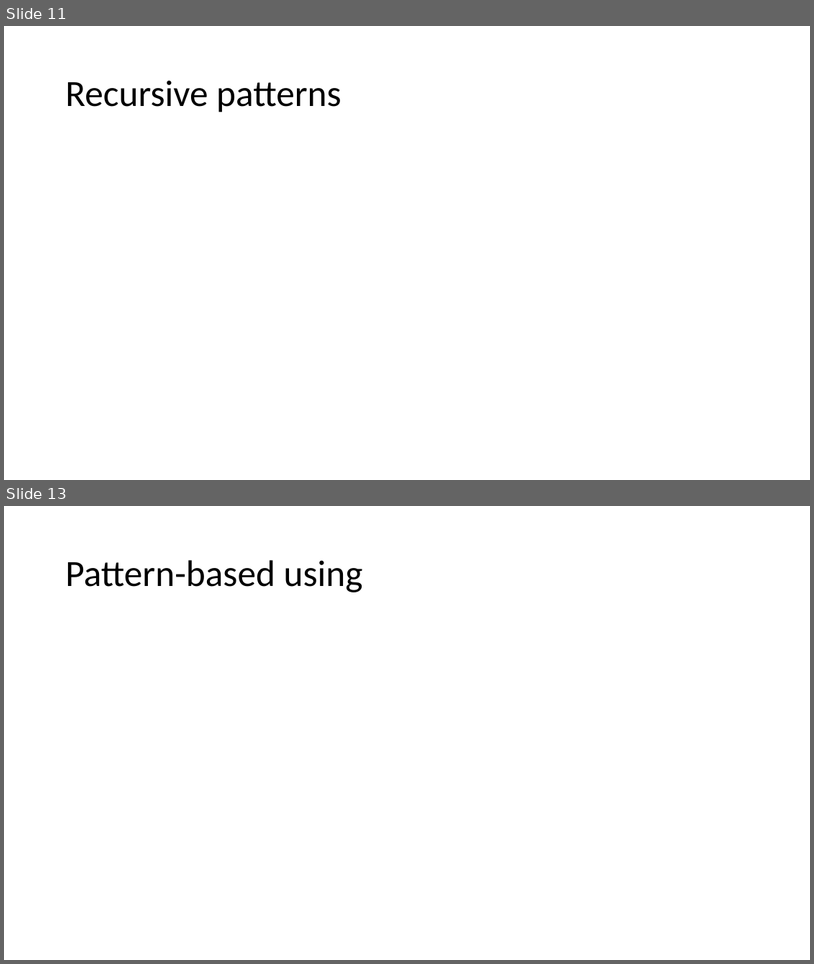
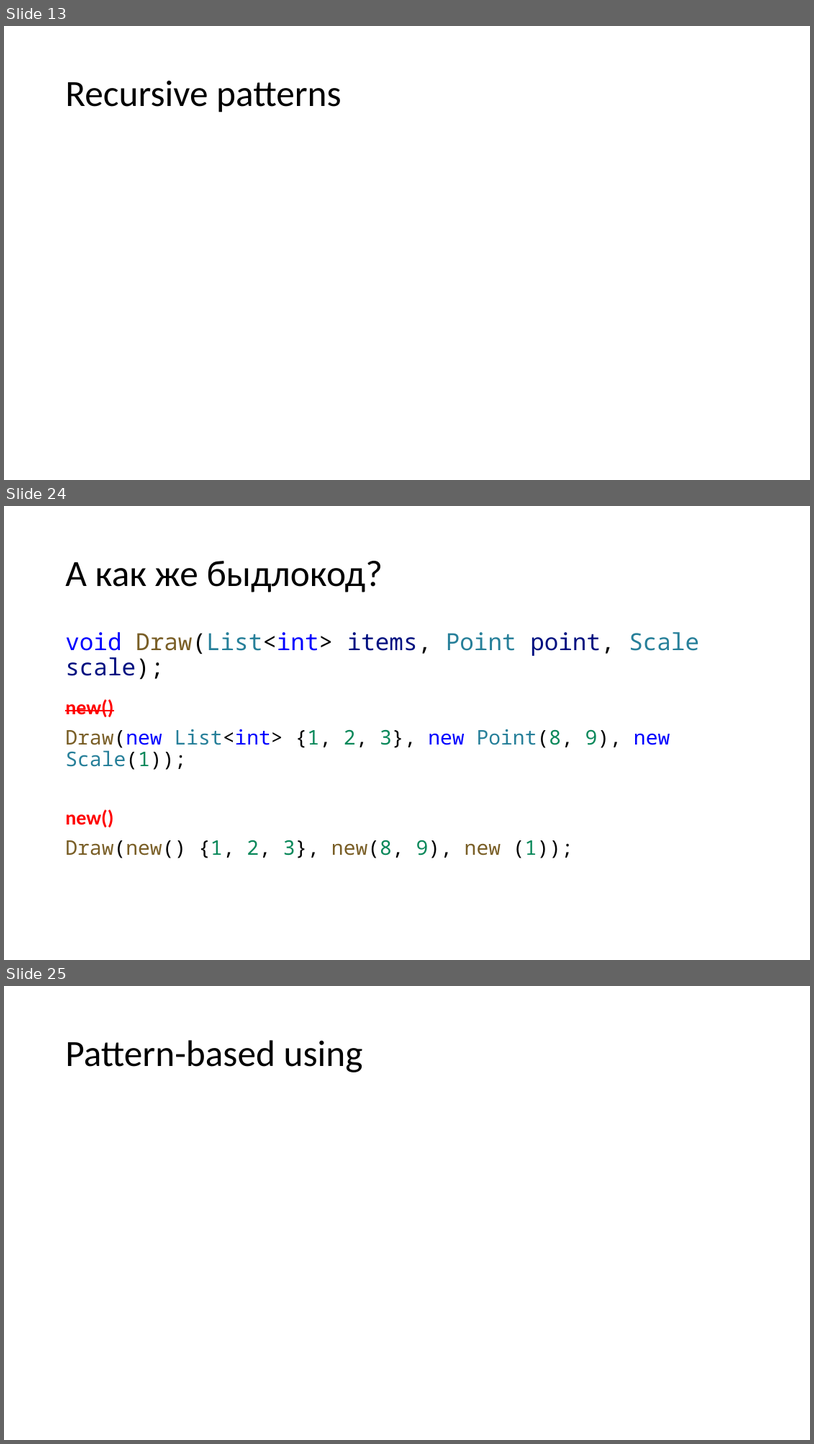
Before and after one commit to kugushev/presentations, a slide deck: Presentation.pptx. Shown one above the other, each under a label of ours: slides 11 and 13 before the commit, slides 13, 24 and 25 after it; the slides between them are not shown. The pictures are 814x964 and 814x1444 pixels, drawn with LibreOffice and Linux fonts; fonts in the diff are those of the drawing. Boxes give left, top, right and bottom in pixels: in the first picture for what was removed or moved away, otherwise in the second. Text is boxed around its words. In the diff, an @@ line names an element or a change of style, - is before the commit and + after.

```diff
--- a/Presentation.pptx
+++ b/Presentation.pptx
@@ slide 24 added at (x1=4, y1=506, x2=810, y2=960), background #FFFFFF @@
@@ title added at (x1=65, y1=561, x2=383, y2=592), 44 pt, text #000000 @@
+А как же быдлокод?
@@ text added at (x1=65, y1=632, x2=700, y2=680), 28 pt, text #001080 @@
+void Draw(List<int> items, Point point, Scale scale);
@@ text added at (x1=65, y1=699, x2=670, y2=770), 24 pt, text #000000 @@
+new()
+Draw(new List<int> {1, 2, 3}, new Point(8, 9), new Scale(1));
@@ text added at (x1=65, y1=809, x2=574, y2=858), 24 pt, text #000000 @@
+new()
+Draw(new() {1, 2, 3}, new(8, 9), new (1));
@@ what was slide 11 is now slide 13 @@
@@ what was slide 13 is now slide 25 @@
```
Also in this commit, not shown: 1 slide changed, 11 other slides added, 2 other files.
